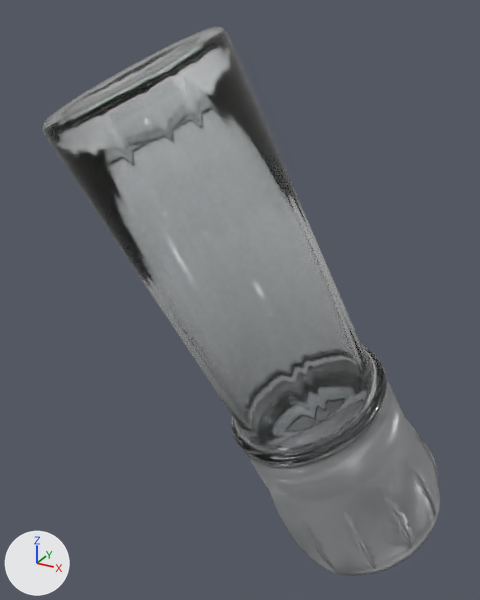
A saved change to the glTF model models/qiub.glb.
Rendered twice from a 50 mm camera at (0.468, -0.963, 0.526) aimed at (-0.058, -0.008, 0.048). The axes (+X, +Y, +Z) are drawn at lower left. The lights are the same throughout. The picture after the commit comes second. Where no turn or scale is listed for an object, it has been applied to the vertices.

In view in the first picture: 'bote', 'tapa'.
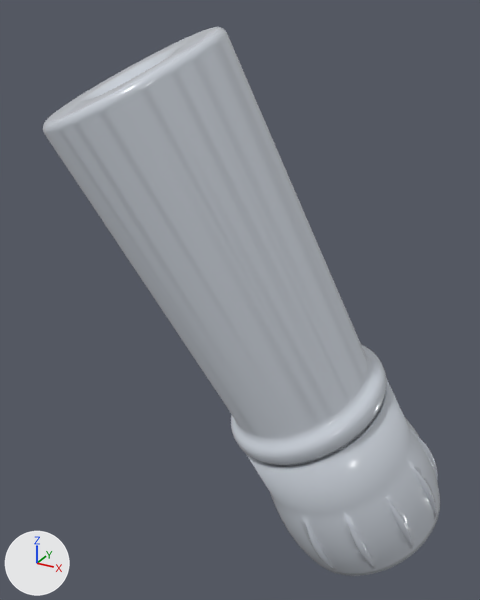
The change, as a list of edits to the scene's bpy script:
```text
Change mat_petg_claro:
    remove mat_petg_claro.ior = 1.57
    remove mat_petg_claro.transmission_weight = 1.0
    mat_petg_claro.base_color: (0.95, 0.97, 0.98) -> (0.6, 0.64, 0.7)  # white #f9fcfd -> light grey #cbd1da
    mat_petg_claro.roughness: 0.05 -> 0.2
Change mat_petg_esmerilado:
    mat_petg_esmerilado.base_color: (0.92, 0.94, 0.96) -> (0.6, 0.64, 0.7)  # white #f6f8fa -> light grey #cbd1da
    remove mat_petg_esmerilado.transmission_weight = 0.85
```

Where the change shows, as pixel boxes (x1, y1, x2, y2) in the pictures (480 x 600 px):
'bote', recoloured, surface changed
    both: (43, 27, 387, 466)
'tapa', recoloured, surface changed
    both: (246, 378, 440, 576)
